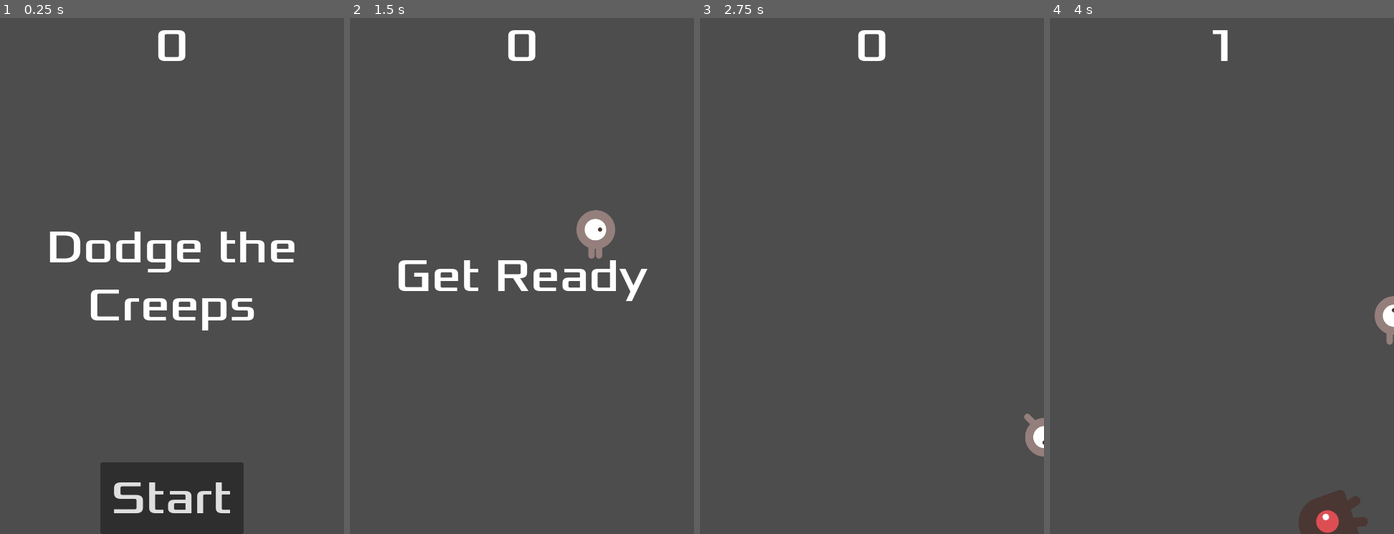
Above: before the commit, frames 1-4 (left to right).
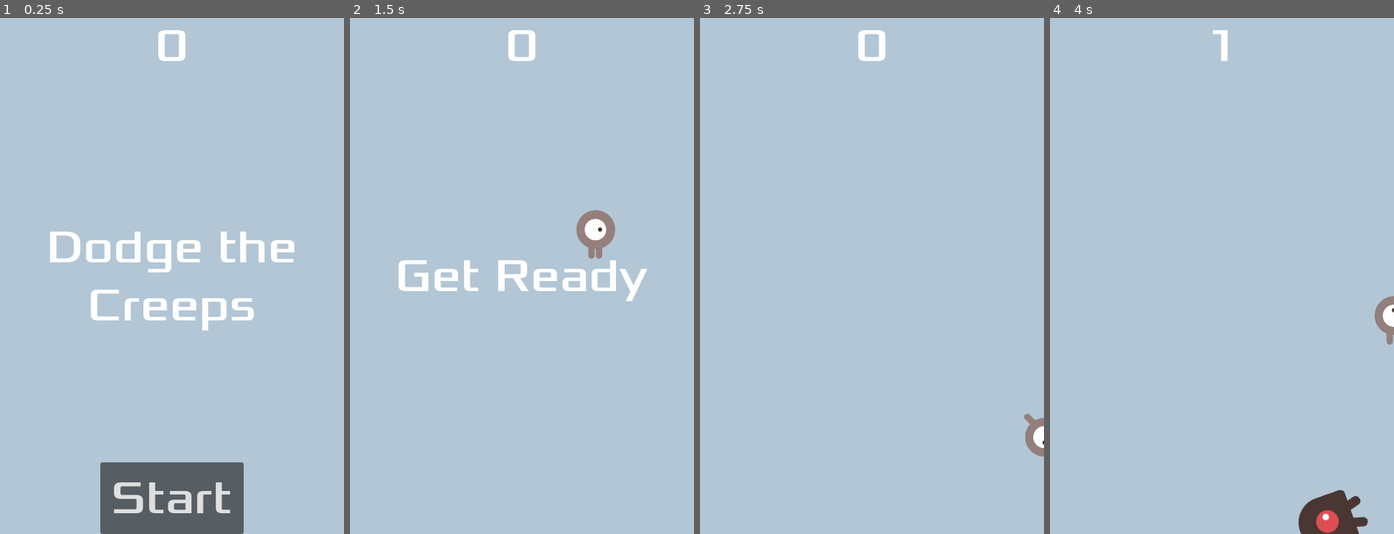
Above: after the commit, the same moments.

Repository: luis-jmtz/godot-2d-tutorial-project
Game: Godot game, scene res://main.tscn
The game is run twice, just before and just after one commit, with the same random seed, the same clock (stepped at 60 frames per second) and the same inputs.
Inputs:
- Up to frame 1 (0.25 s): no input
- Up to frame 2 (1.5 s): click "Start" at 0.5 s; tap Enter at 1.25 s; hold D (move_right) from 1.28 s (still down)
- Up to frame 3 (2.75 s): release D (move_right) at 2.03 s; hold S (move_down) from 2.03 s (still down)
- Up to frame 4 (4 s): release S (move_down) at 2.78 s; hold D (move_right) 2.78-3.53 s; hold W (move_up) from 3.53 s (still down)

The runs differ from the first frame. In frame 1, 96% of the frame differs, in the area x 0-100%, y 0-100%; in frame 2, 97%; in frame 3, 99%; in frame 4, 98%.

Commit message:
changed background color

Diff:
--- a/main.tscn
+++ b/main.tscn
@@ -15,7 +15,16 @@
 script = ExtResource("1_0xm2m")
 mob_scene = ExtResource("2_h2yge")
 
+[node name="ColorRect" type="ColorRect" parent="." unique_id=833234572]
+anchors_preset = 15
+anchor_right = 1.0
+anchor_bottom = 1.0
+grow_horizontal = 2
+grow_vertical = 2
+color = Color(0.69803923, 0.7764706, 0.8352941, 1)
+
 [node name="Player" parent="." unique_id=1607886031 instance=ExtResource("1_ig7tw")]
+visible = false
 
 [node name="MobTimer" type="Timer" parent="." unique_id=1464445810]
 wait_time = 0.5
@@ -27,12 +36,15 @@
 one_shot = true
 
 [node name="StartPosition" type="Marker2D" parent="." unique_id=1326901014]
+visible = false
 position = Vector2(263, 302)
 
 [node name="MobPath" type="Path2D" parent="." unique_id=1422714913]
+visible = false
 curve = SubResource("Curve2D_ig7tw")
 
 [node name="MobSpawnLocation" type="PathFollow2D" parent="MobPath" unique_id=990245335]
+visible = false
 
 [node name="HUD" parent="." unique_id=1464360761 instance=ExtResource("4_1bvp3")]
 
